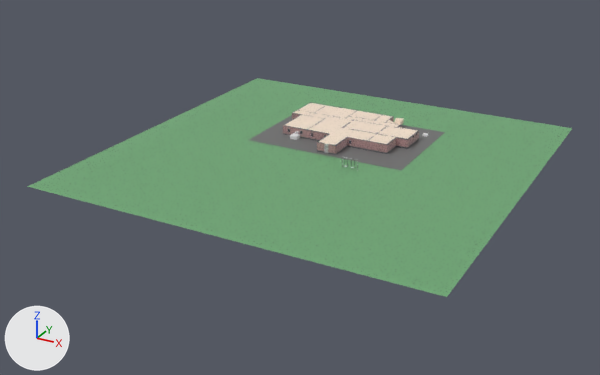
The Blender file blender/roomMVP.blend, before and after one commit.
Both versions are drawn from a 50 mm lens placed at (69.8, -147.7, 59.8), pointed at (-2.3, -16.5, -5.8). Arrows for +X, +Y and +Z are at lower left; the lights stay in place.

In view in the first picture: 'S_Ceiling', 'S_Grass', 'S_RefFloor', 'S_Walls', 'TC_FuseTrigger'.
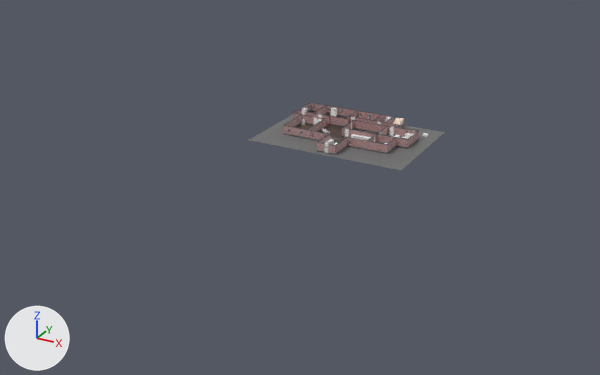
Where the change shows, as pixel boxes [x1, y1, x2, y2] in the pictures (600 x 375 px):
'S_Grass', hidden: before [27, 78, 572, 297]
'S_Ceiling', hidden: before [285, 103, 418, 145]
'TC_FuseTrigger', deleted: before [290, 133, 300, 140]

The change, as a diff of the scene's bpy script:
```diff
--- a/blender/roomMVP.blend.py
+++ b/blender/roomMVP.blend.py
@@ ob_s_ceiling @@
 ob_s_ceiling.location = (0.0, 0.0, 2.0)
+ob_s_ceiling.hide_set(True)
@@ ob_s_grass @@
 ob_s_grass.location = (0.4, -11.8, -0.1)
+ob_s_grass.hide_set(True)  # its collection is switched off
@@ ob_tc_fusetrigger @@
-ob_tc_fusetrigger = bpy.data.objects.new('TC_FuseTrigger', me_tc_fusetrigger)
-ob_tc_fusetrigger.location = (-9.1, -6.4, 0.2)
```
